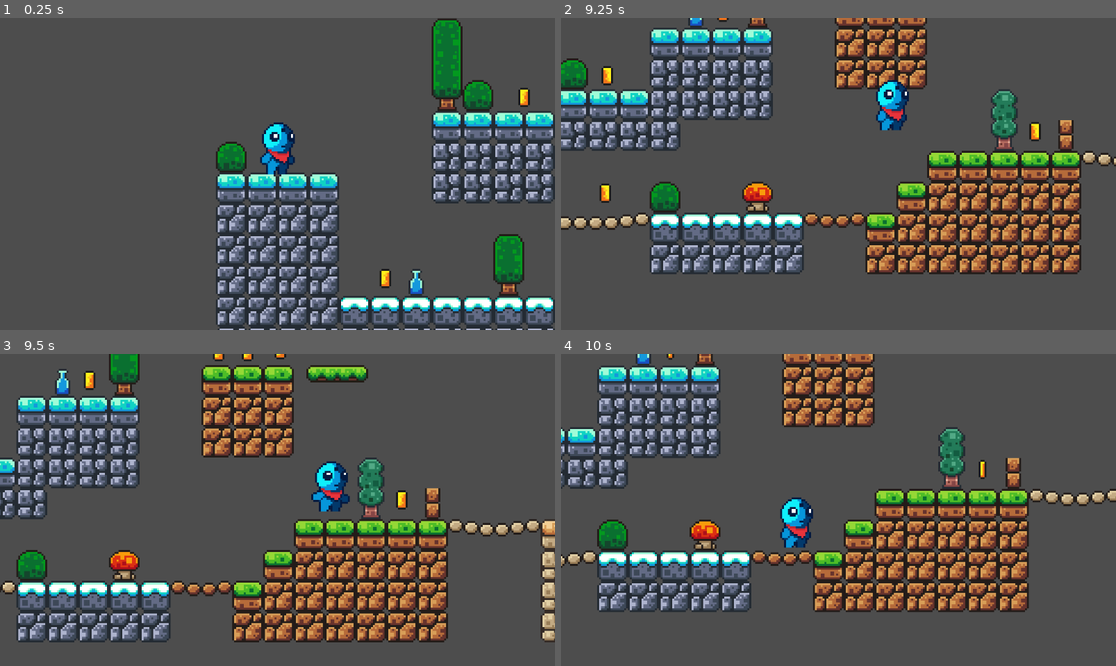
Above: before the commit, frames 1-4 (two rows, left to right).
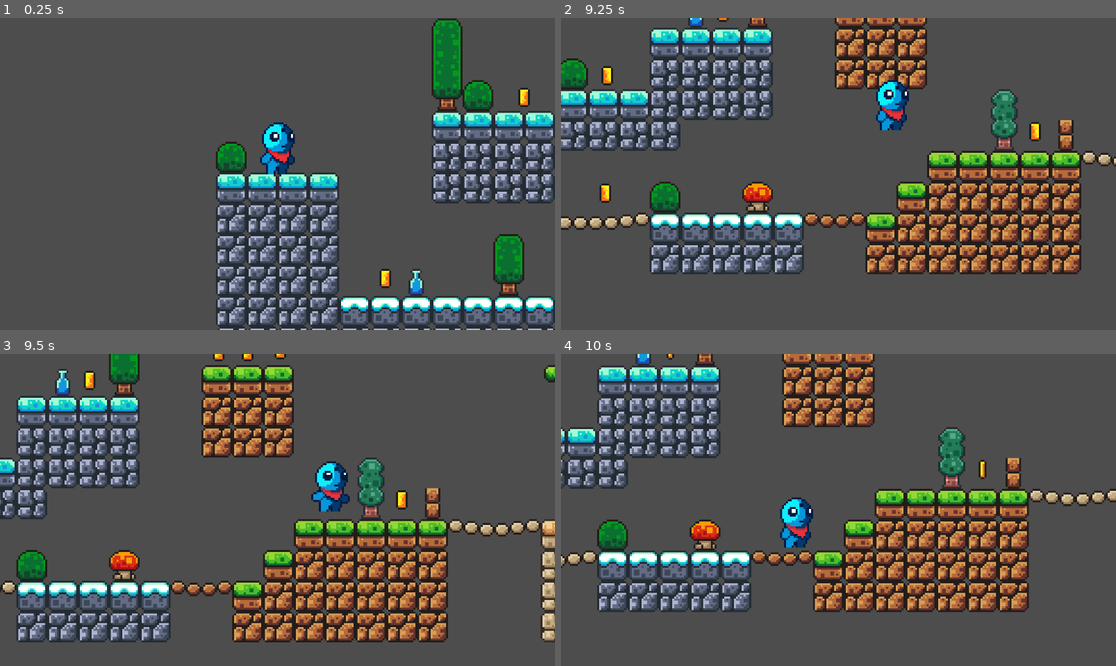
Above: after the commit, the same moments.

Repository: Gueni/mrblue
Game: Godot game, scene res://scenes/mrblue.tscn
Same seed, same stepped clock (60 frames per second), same inputs: the game is played once before the commit and once after it.
Inputs:
- Up to frame 1 (0.25 s): no input
- Up to frame 2 (9.25 s): tap Enter (ui_accept) at 0.5, 0.77, 1.52, 3.02, 3.77, 4.52, 6.02, 6.77, 7.52, 9.02 s; hold D (ui_right) 0.53-2.03 s; hold A (ui_left) 2.03-2.78 s; hold D (ui_right) 2.78-4.28 s; hold A (ui_left) 4.28-5.03 s; hold D (ui_right) 5.03-5.78 s; hold A (ui_left) 5.78-7.28 s; hold D (ui_right) from 7.28 s (still down)
- Up to frame 3 (9.5 s): keep holding D (ui_right)
- Up to frame 4 (10 s): release D (ui_right) at 9.53 s; hold A (ui_left) from 9.53 s (still down); tap Enter (ui_accept) at 9.77 s

Frames 1-2 are identical in both runs. In frame 3, 0.7% of the frame differs, in the area x 55-100%, y 3-10%; in frame 4, nothing differs.

Commit message:
BugFix : Add rendering method configuration and set autoplay for move_platform in scene

Diff:
--- a/mrblue_game/project.godot
+++ b/mrblue_game/project.godot
@@ -42,3 +42,5 @@
 [rendering]
 
 textures/canvas_textures/default_texture_filter=0
+renderer/rendering_method="gl_compatibility"
+renderer/rendering_method.mobile="gl_compatibility"
--- a/mrblue_game/scenes/mrblue.tscn
+++ b/mrblue_game/scenes/mrblue.tscn
@@ -229,6 +229,7 @@
 libraries = {
 &"": SubResource("AnimationLibrary_ni05p")
 }
+autoplay = "move_platform"
 
 [node name="Coin" parent="." instance=ExtResource("4_76b3h")]
 position = Vector2(56, 55)
